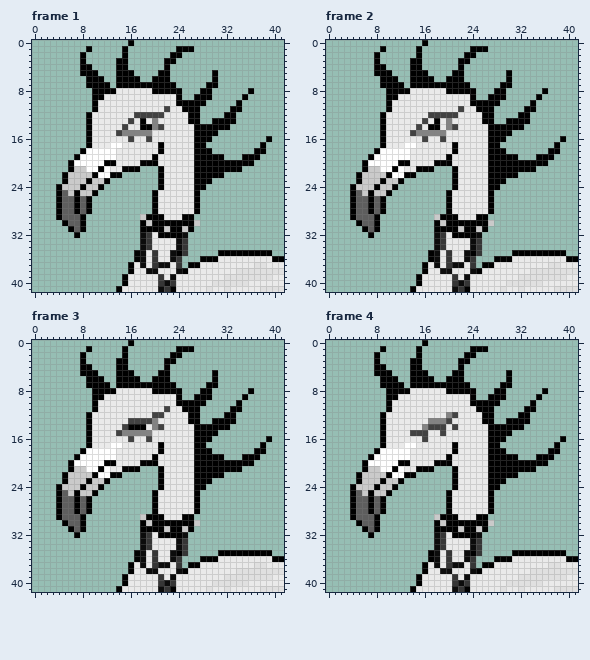
Pixel-art file -- Assets/Aseprite/violet.ase. Above: the version before the commit.
42x42 pixels, 5 frames. Colours within 5 levels of each other are drawn and written as one. Shown: frame 1, frame 2, frame 3, frame 4. The commit also changed other frames, which this record leaves out.
And afterwards:
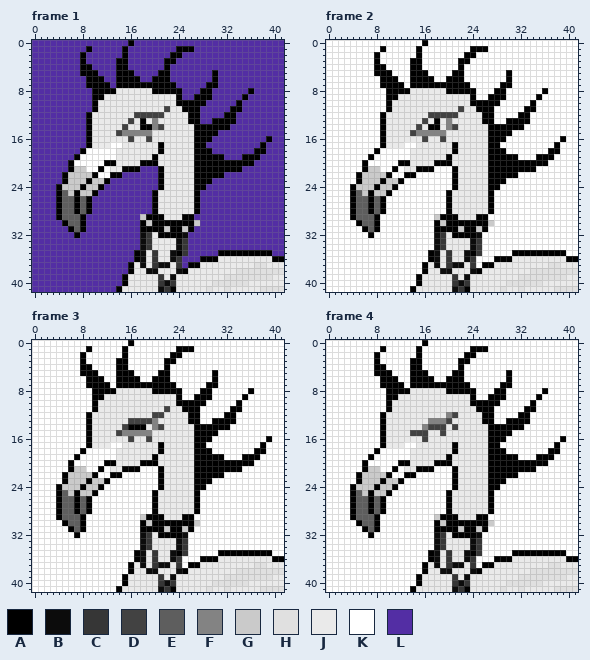
Palette (. is transparent): A #000000  B #0c0c0c  C #363636  D #424242  E #5e5e5e  F #838383  G #cacaca  H #e0e0e0  J #eaeaea  K #ffffff  L #532ea4
From old to new:
layer "Background" now shown
Changed rows in their new state; - is an unchanged pixel.
Frame 1, layer "Background":
first column x 0:
 0 LLLLLLLLLLLLLLLL-LLLLLLLLLLLLLLLLLLLLLLLLL
 1 LLLLLLLLL-LLLLL-LLLLLLLL---LLLLLLLLLLLLLLL
 2 LLLLLLLL-LLLLLL-LLLLLLL--LLLLLLLLLLLLLLLLL
 3 LLLLLLLL-LLLLL--LLLLLL--LLLLLLLLLLLLLLLLLL
 4 LLLLLLLL--LLLL--LLLLLL-LLLLLLLLLLLLLLLLLLL
 5 LLLLLLLL---LLL---LLLL--LLLLLLL-LLLLLLLLLLL
 6 LLLLLLLLL---LL----LL---LLLLLLL-LLLLLLLLLLL
 7 LLLLLLLLL----L----------LLLLL--LLLLLLLLLLL
 8 LLLLLLLLLL---------------LLL--LLLLLL-LLLLL
 9 LLLLLLLLLL---------------LL---LLLLL-LLLLLL
10 LLLLLLLLLL-------------------LLLLL-LLLLLLL
11 LLLLLLLLLL------------------LLLLL--LLLLLLL
12 LLLLLLLLL-------------------LLLL--LLLLLLLL
13 LLLLLLLLL-------------------LL----LLLLLLLL
14 LLLLLLLLL------------------------LLLLLLLLL
15 LLLLLLLLL----------------------LLLLLLLLLLL
16 LLLLLLLLL---------------------LLLLLLLLL-LL
17 LLLLLLLLL--------------------LLLLLLLLL-LLL
18 LLLLLLLL----------------------LLLLLLL--LLL
19 LLLLLLL-------------------------LLL---LLLL
20 LLLLLL-------------------------------LLLLL
21 LLLLLL------------LLL--------------LLLLLLL
22 LLLLL----------LLLLLL-----------LLLLLLLLLL
23 LLLLL--------LLLLLLLL---------LLLLLLLLLLLL
24 LLLL--------LLLLLLLLL--------LLLLLLLLLLLLL
25 LLLL-------LLLLLLLLL--------LLLLLLLLLLLLLL
26 LLLL------LLLLLLLLLL--------LLLLLLLLLLLLLL
27 LLLL------LLLLLLLLLL--------LLLLLLLLLLLLLL
28 LLLL------LLLLLLLLLL--------LLLLLLLLLLLLLL
29 LLLL-----LLLLLLLLL---------LLLLLLLLLLLLLLL
30 LLLLL----LLLLLLLLL----------LLLLLLLLLLLLLL
31 LLLLLL---LLLLLLLLL---------LLLLLLLLLLLLLLL
32 LLLLLLL-LLLLLLLLLL--------LLLLLLLLLLLLLLLL
33 LLLLLLLLLLLLLLLLLL--------LLLLLLLLLLLLLLLL
34 LLLLLLLLLLLLLLLLLL--------LLLLLLLLLLLLLLLL
35 LLLLLLLLLLLLLLLLL---------LLLLL---------LL
36 LLLLLLLLLLLLLLLLL--------LLL--------------
37 LLLLLLLLLLLLLLLL---------L----------------
38 LLLLLLLLLLLLLLLL--------------------------
39 LLLLLLLLLLLLLLL---------------------------
40 LLLLLLLLLLLLLLL---------------------------
41 LLLLLLLLLLLLLL----------------------------
Frame 2, layer "Background":
first column x 0:
 0 KKKKKKKKKKKKKKKK-KKKKKKKKKKKKKKKKKKKKKKKKK
 1 KKKKKKKKK-KKKKK-KKKKKKKK---KKKKKKKKKKKKKKK
 2 KKKKKKKK-KKKKKK-KKKKKKK--KKKKKKKKKKKKKKKKK
 3 KKKKKKKK-KKKKK--KKKKKK--KKKKKKKKKKKKKKKKKK
 4 KKKKKKKK--KKKK--KKKKKK-KKKKKKKKKKKKKKKKKKK
 5 KKKKKKKK---KKK---KKKK--KKKKKKK-KKKKKKKKKKK
 6 KKKKKKKKK---KK----KK---KKKKKKK-KKKKKKKKKKK
 7 KKKKKKKKK----K----------KKKKK--KKKKKKKKKKK
 8 KKKKKKKKKK---------------KKK--KKKKKK-KKKKK
 9 KKKKKKKKKK---------------KK---KKKKK-KKKKKK
10 KKKKKKKKKK-------------------KKKKK-KKKKKKK
11 KKKKKKKKKK------------------KKKKK--KKKKKKK
12 KKKKKKKKK-------------------KKKK--KKKKKKKK
13 KKKKKKKKK-------------------KK----KKKKKKKK
14 KKKKKKKKK------------------------KKKKKKKKK
15 KKKKKKKKK----------------------KKKKKKKKKKK
16 KKKKKKKKK---------------------KKKKKKKKK-KK
17 KKKKKKKKK--------------------KKKKKKKKK-KKK
18 KKKKKKKK----------------------KKKKKKK--KKK
19 KKKKKKK-------------------------KKK---KKKK
20 KKKKKK-------------------------------KKKKK
21 KKKKKK------------KKK--------------KKKKKKK
22 KKKKK----------KKKKKK-----------KKKKKKKKKK
23 KKKKK--------KKKKKKKK---------KKKKKKKKKKKK
24 KKKK--------KKKKKKKKK--------KKKKKKKKKKKKK
25 KKKK-------KKKKKKKKK--------KKKKKKKKKKKKKK
26 KKKK------KKKKKKKKKK--------KKKKKKKKKKKKKK
27 KKKK------KKKKKKKKKK--------KKKKKKKKKKKKKK
28 KKKK------KKKKKKKKKK--------KKKKKKKKKKKKKK
29 KKKK-----KKKKKKKKK---------KKKKKKKKKKKKKKK
30 KKKKK----KKKKKKKKK----------KKKKKKKKKKKKKK
31 KKKKKK---KKKKKKKKK---------KKKKKKKKKKKKKKK
32 KKKKKKK-KKKKKKKKKK--------KKKKKKKKKKKKKKKK
33 KKKKKKKKKKKKKKKKKK--------KKKKKKKKKKKKKKKK
34 KKKKKKKKKKKKKKKKKK--------KKKKKKKKKKKKKKKK
35 KKKKKKKKKKKKKKKKK---------KKKKK---------KK
36 KKKKKKKKKKKKKKKKK--------KKK--------------
37 KKKKKKKKKKKKKKKK---------K----------------
38 KKKKKKKKKKKKKKKK--------------------------
39 KKKKKKKKKKKKKKK---------------------------
40 KKKKKKKKKKKKKKK---------------------------
41 KKKKKKKKKKKKKK----------------------------
Frame 3, layer "Background": the same change as frame 2
Frame 4, layer "Background": the same change as frame 2
Changed places in both pictures, as pixel boxes (x1, y1, x2, y2):
added: (32, 40, 284, 292)
added: (326, 40, 578, 292)
added: (32, 340, 284, 592)
added: (326, 340, 578, 592)
